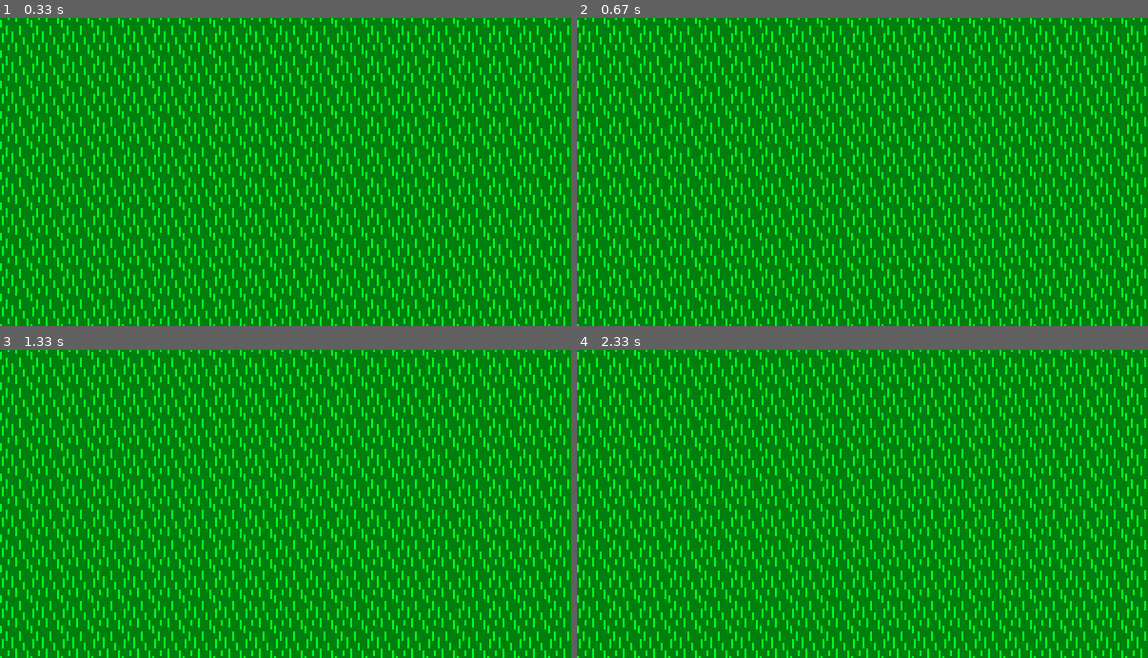
Above: before the commit, frames 1-4 (two rows, left to right).
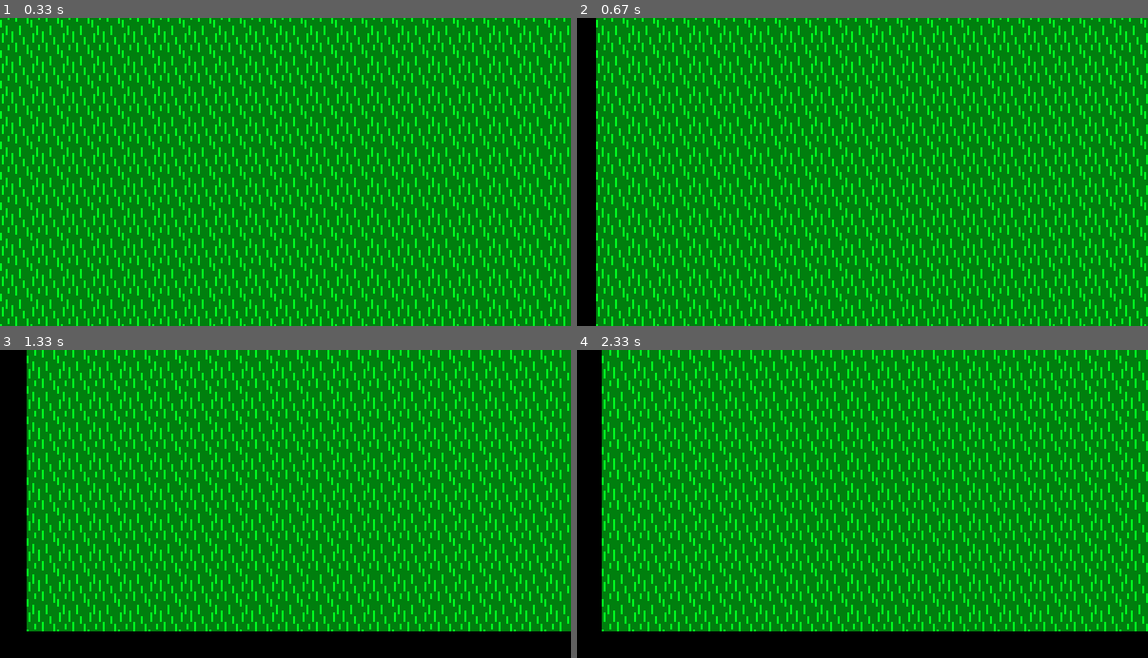
Above: after the commit, the same moments.

Repository: Goluxas/cherno-in-pygame
Game: pygame game, started from game.py
Two runs of this game, one before a commit and one after it. Both use one fixed random seed, a clock stepped at 60 frames per second and the inputs below. The source is Python 2; it was converted automatically to run under Python 3.
Inputs:
- Up to frame 1 (0.33 s): no input
- Up to frame 2 (0.67 s): hold Right from 0.33 s (still down)
- Up to frame 3 (1.33 s): release Right at 0.8 s; hold Up 0.83-1.3 s
- Up to frame 4 (2.33 s): hold Right 1.33-1.8 s; hold Left from 1.83 s (still down)

Frame 1 is identical in both runs. In frame 2, 27% of the frame differs, in the area x 0-100%, y 0-100%; in frame 3, 39%; in frame 4, 41%.

Commit message:
23 - Moving logic

Diff:
--- a/graphics/screen.py
+++ b/graphics/screen.py
@@ -28,9 +28,11 @@
 		pixels = pygame.PixelArray(self.surface)
 
 		for y in range(self.height):
-			yy = y + y_offset
+			yp = y + y_offset
+			if (yp < 0 or yp >= self.height): continue
 			for x in range(self.width):
-				xx = x + x_offset
-				pixels[x, y] = sprite.grass.image.get_at((x % sprite.grass.size, y % sprite.grass.size))
+				xp = x + x_offset
+				if (xp < 0 or xp >= self.width): continue
+				pixels[xp, yp] = sprite.grass.image.get_at((x % sprite.grass.size, y % sprite.grass.size))
 
 		del pixels
